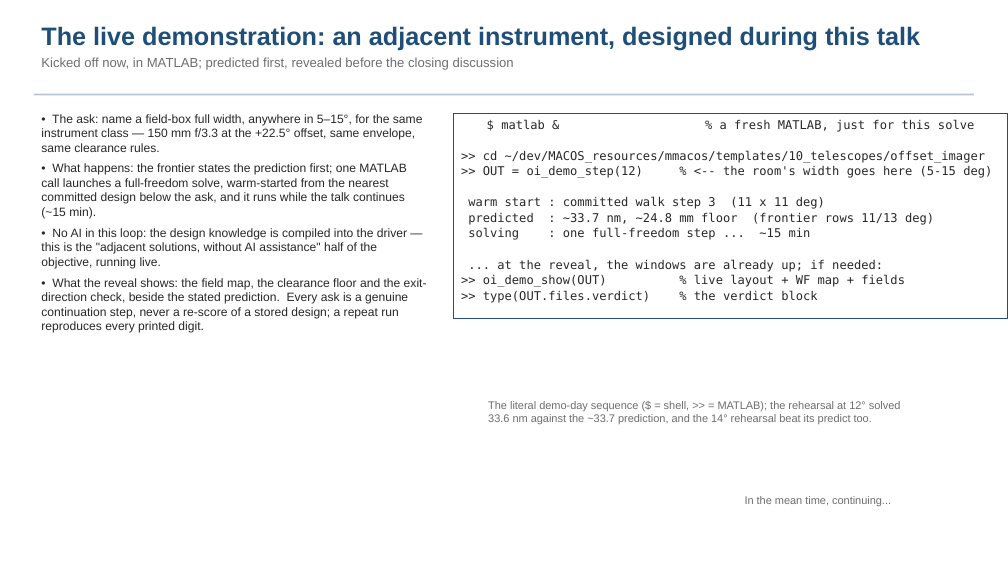
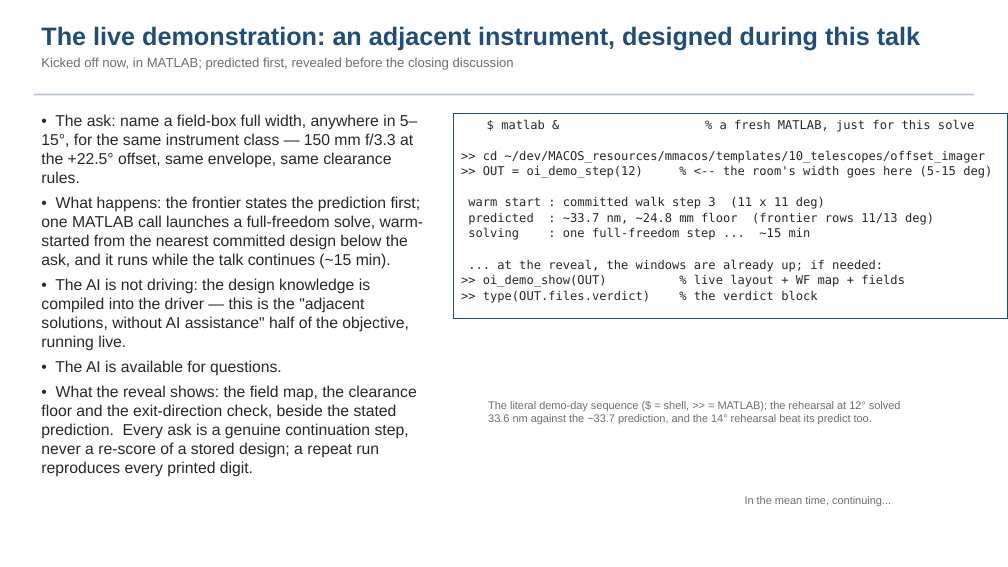
Before and after one commit to nasa-jpl/macos, a slide deck: slide 9 of demo_session/baseline_pass3.pptx. Drawn at 1008x567 pixels with LibreOffice and Linux fonts; fonts in the diff are those of the drawing. Boxes give left, top, right and bottom in pixels: in the first picture for what was removed or moved away, otherwise in the second. Text is boxed around its words. In the diff, an @@ line names an element or a change of style, - is before the commit and + after.

```diff
--- a/demo_session/baseline_pass3.pptx
+++ b/demo_session/baseline_pass3.pptx
@@ text at [41, 114, 424, 477]: size 11.5 to 15 pt in "• The ask: name a field-box full ...", "• What happens: the frontier states the ...", "• What the reveal shows: the field ..." @@
@@ text at [41, 278, 408, 376]: text changed; size 11.5 to 15 pt @@
-• No AI in this loop: the design knowledge is compiled into the driver — this is the "adjacent solutions, without AI assistance" half of the objective, running live.
+• The AI is not driving: the design knowledge is compiled into the driver — this is the "adjacent solutions, without AI assistance" half of the objective, running live.
+• The AI is available for questions.
```
Also in this commit, not shown: 4 other slides changed, 6 other files.
